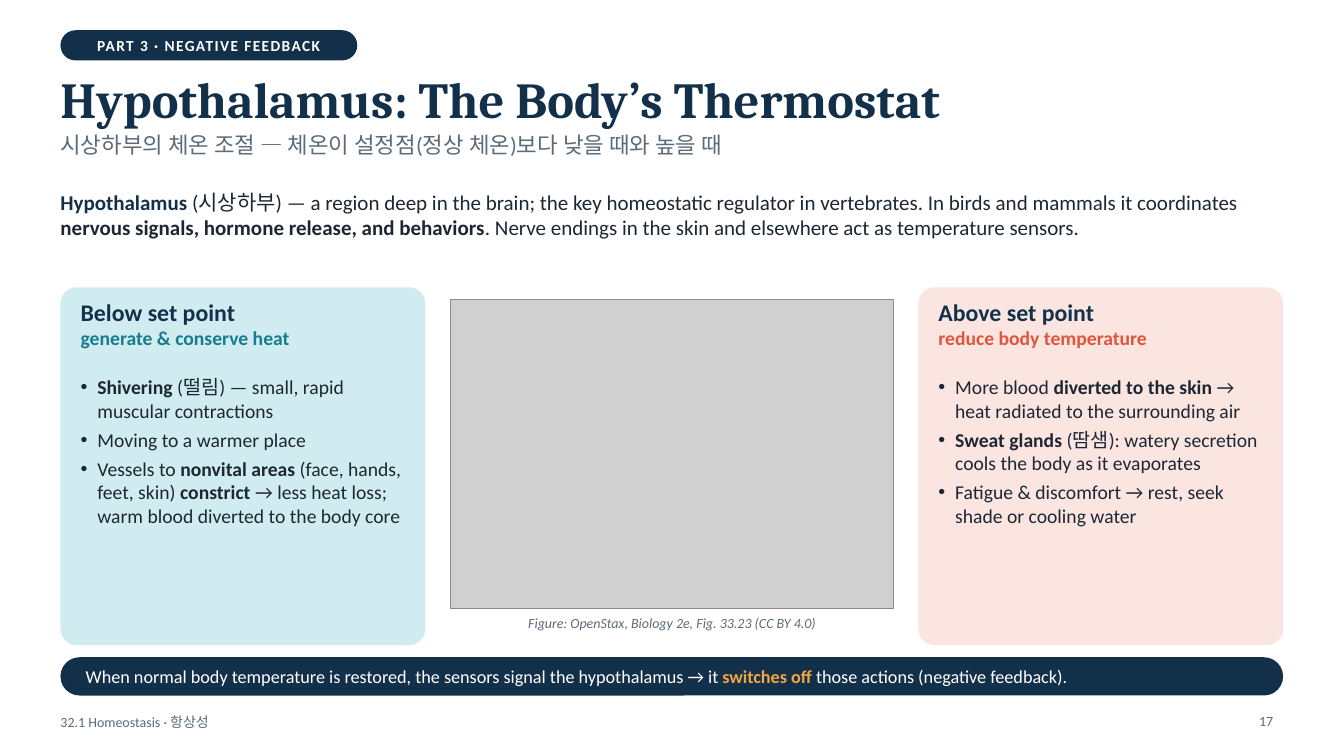
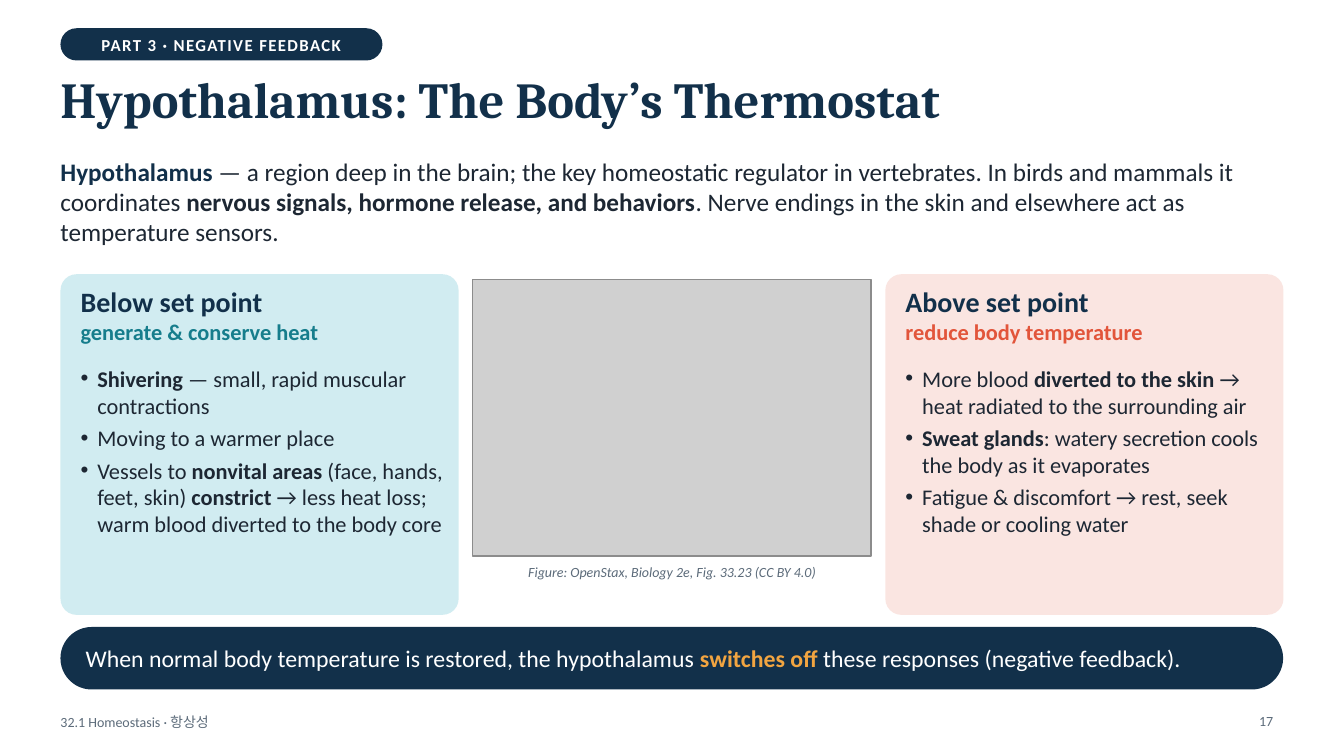
Before and after one commit to coula0908/biology, a slide deck: slide 17 of 32.1_homeostasis/32.1_Homeostasis.pptx. Drawn at 1344x756 pixels with LibreOffice and Linux fonts; fonts in the diff are those of the drawing; grey boxes stand for pictures. Boxes give left, top, right and bottom in pixels: in the first picture for what was removed or moved away, otherwise in the second. Text is boxed around its words. In the diff, an @@ line names an element or a change of style, - is before the commit and + after.

```diff
--- a/32.1_homeostasis/32.1_Homeostasis.pptx
+++ b/32.1_homeostasis/32.1_Homeostasis.pptx
@@ rounded rectangle "PART 3 · NEGATIVE FEEDBACK": place and size @@
-rounded rectangle "PART 3 · NEGATIVE FEEDBACK" at [60, 30, 357, 60]
+rounded rectangle "PART 3 · NEGATIVE FEEDBACK" at [60, 28, 382, 60]
@@ rounded rectangle "PART 3 · NEGATIVE FEEDBACK" at [60, 28, 382, 60]: size 11 to 12 pt @@
@@ text removed at [60, 134, 722, 156] @@
-시상하부의 체온 조절 — 체온이 설정점(정상 체온)보다 낮을 때와 높을 때
@@ text at [60, 163, 1233, 245]: text changed; size 15 to 18 pt @@
-Hypothalamus (시상하부) — a region deep in the brain; the key homeostatic regulator in vertebrates. In birds and mammals it coordinates nervous signals, hormone release, and behaviors. Nerve endings in the skin and elsewhere act as temperature sensors.
+Hypothalamus — a region deep in the brain; the key homeostatic regulator in vertebrates. In birds and mammals it coordinates nervous signals, hormone release, and behaviors. Nerve endings in the skin and elsewhere act as temperature sensors.
@@ rounded rectangle: place and size @@
-rounded rectangle at [60, 287, 425, 645]
+rounded rectangle at [60, 274, 459, 615]
@@ rounded rectangle at [60, 274, 459, 615]: proportions changed @@
@@ text "Below set point": place and size @@
-text "Below set point" at [81, 304, 290, 349]
+text "Below set point" at [81, 292, 318, 344]
@@ text "Below set point" at [81, 292, 318, 344]: size 17 to 20 pt in "Below set point"; size 14 to 16 pt in "generate & conserve heat" @@
@@ picture: place and size @@
-picture at [451, 300, 894, 609]
+picture at [473, 279, 871, 557]
@@ rounded rectangle at [885, 274, 1284, 615]: proportions changed @@
@@ rounded rectangle: place and size @@
-rounded rectangle at [919, 287, 1284, 645]
+rounded rectangle at [885, 274, 1284, 615]
@@ text "Above set point": place and size @@
-text "Above set point" at [938, 304, 1147, 348]
+text "Above set point" at [905, 292, 1143, 344]
@@ text "Above set point" at [905, 292, 1143, 344]: size 17 to 20 pt in "Above set point"; size 14 to 16 pt in "reduce body temperature" @@
@@ text "Shivering — small, rapid muscular ...": place and size @@
-text "Shivering — small, rapid muscular ..." at [97, 378, 401, 526]
+text "Shivering — small, rapid muscular ..." at [97, 371, 442, 536]
@@ text at [97, 371, 406, 414]: text changed; size 14 to 16 pt @@
-• Shivering (떨림) — small, rapid muscular contractions
+• Shivering — small, rapid muscular contractions
@@ text "More blood diverted to the ...": place and size @@
-text "More blood diverted to the ..." at [955, 380, 1258, 527]
+text "More blood diverted to the ..." at [922, 371, 1258, 536]
@@ text at [922, 371, 1247, 536]: size 14 to 16 pt in "More blood diverted to the skin → ...", "Fatigue & discomfort → rest, seek shade ..." @@
@@ text at [97, 430, 442, 536]: size 14 to 16 pt in "Moving to a warmer place", "Vessels to nonvital areas (face, hands, feet, ..." @@
@@ text at [922, 430, 1258, 477]: text changed; size 14 to 16 pt @@
-• Sweat glands (땀샘): watery secretion cools the body as it evaporates
+• Sweat glands: watery secretion cools the body as it evaporates
@@ text "Figure: OpenStax, Biology 2e, Fig. ...": place and size @@
-text "Figure: OpenStax, Biology 2e, Fig. ..." at [528, 618, 816, 631]
+text "Figure: OpenStax, Biology 2e, Fig. ..." at [528, 567, 816, 580]
@@ rounded rectangle: place and size @@
-rounded rectangle at [60, 657, 1284, 696]
+rounded rectangle at [60, 627, 1284, 690]
@@ text at [86, 649, 1180, 671]: text changed; size 13 to 17 pt @@
-When normal body temperature is restored, the sensors signal the hypothalamus → it switches off those actions (negative feedback).
+When normal body temperature is restored, the hypothalamus switches off these responses (negative feedback).
```
Also in this commit, not shown: 24 other slides changed, 6 other files.
